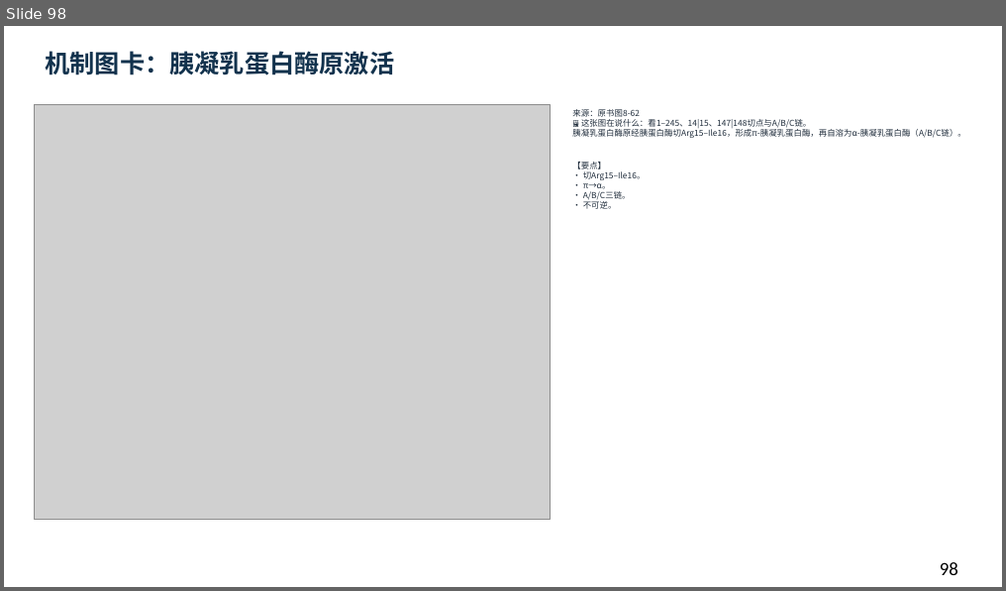
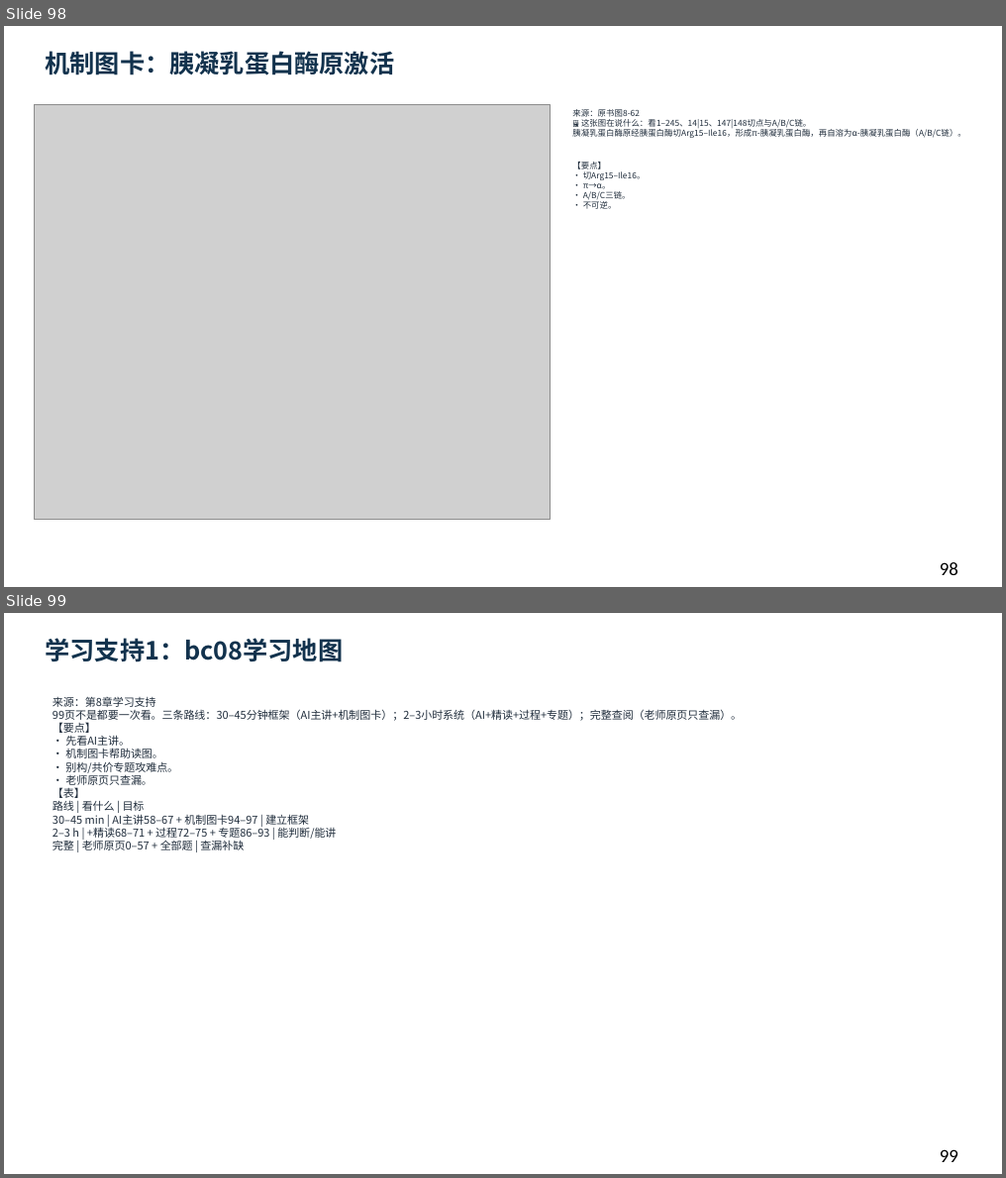
Before and after one commit to newkan-li/Biochemistry, a slide deck: downloads/bc08-ai-style.pptx. Shown one above the other, each under a label of ours: slide 98 before the commit, slides 98 and 99 after it. The pictures are 1006x591 and 1006x1178 pixels, drawn with LibreOffice and Linux fonts; fonts in the diff are those of the drawing; grey boxes stand for pictures. Boxes give left, top, right and bottom in pixels: in the first picture for what was removed or moved away, otherwise in the second. Text is boxed around its words. In the diff, an @@ line names an element or a change of style, - is before the commit and + after.

```diff
--- a/downloads/bc08-ai-style.pptx
+++ b/downloads/bc08-ai-style.pptx
@@ slide 99 added at (4, 613, 1002, 1174), background #FFFFFF @@
@@ text added at (45, 638, 343, 663), 24 pt, text #12324D, bold @@
+学习支持1：bc08学习地图
@@ text added at (53, 696, 742, 851), 10.5 pt, text #202D3C @@
+来源：第8章学习支持
+99页不是都要一次看。三条路线：30–45分钟框架（AI主讲+机制图卡）；2–3小时系统（AI+精读+过程+专题）；完整查阅（老师原页只查漏）。
+【要点】
+• 先看AI主讲。
+• 机制图卡帮助读图。
+• 别构/共价专题攻难点。
+• 老师原页只查漏。
+【表】
+路线 | 看什么 | 目标
+30–45 min | AI主讲58–67 + 机制图卡94–97 | 建立框架
+2–3 h | +精读68–71 + 过程72–75 + 专题86–93 | 能判断/能讲
+完整 | 老师原页0–57 + 全部题 | 查漏补缺
@@ text added at (940, 1150, 958, 1162), 18 pt, text #000000 @@
+99
```
Also in this commit, not shown: 1 slide changed, 8 other slides added, 6 other files.
